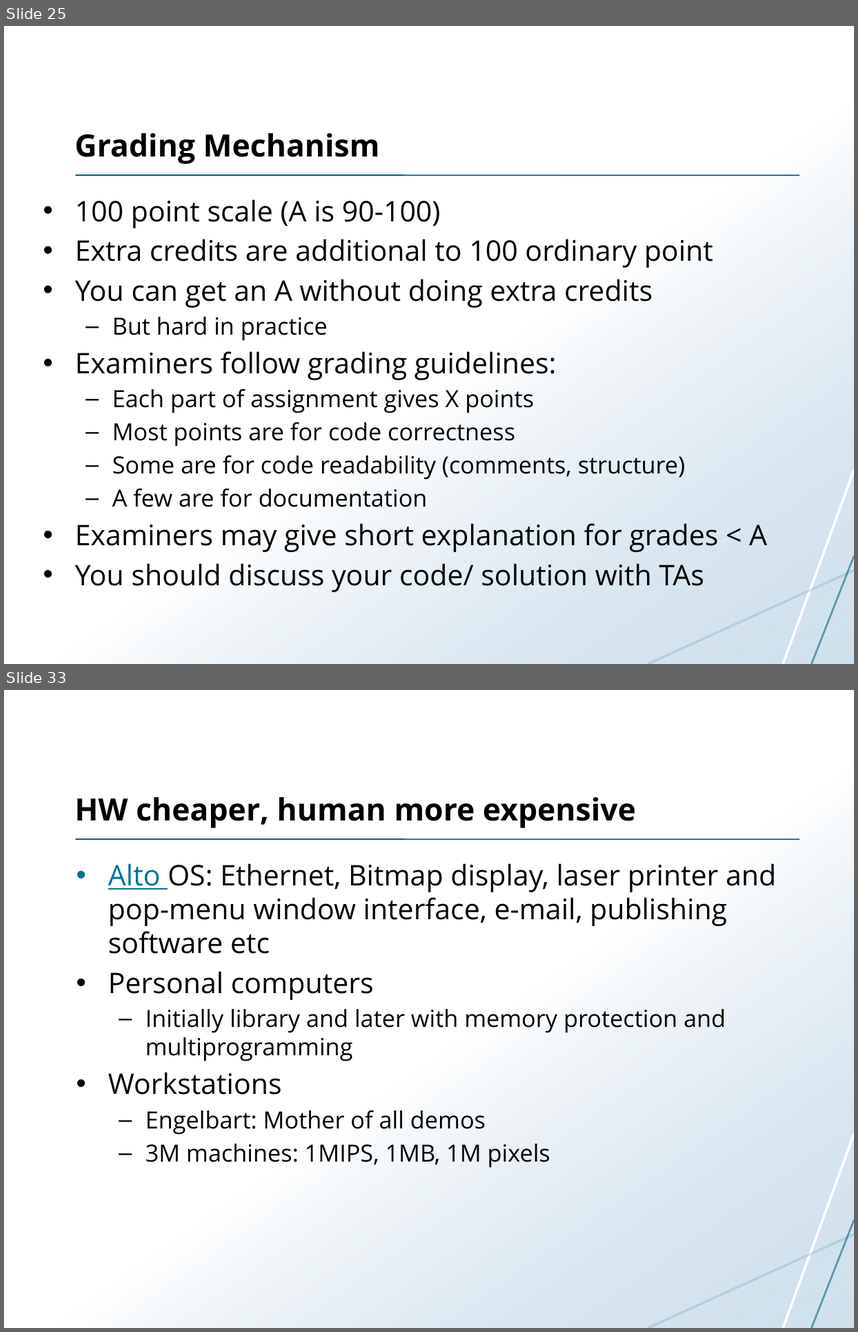
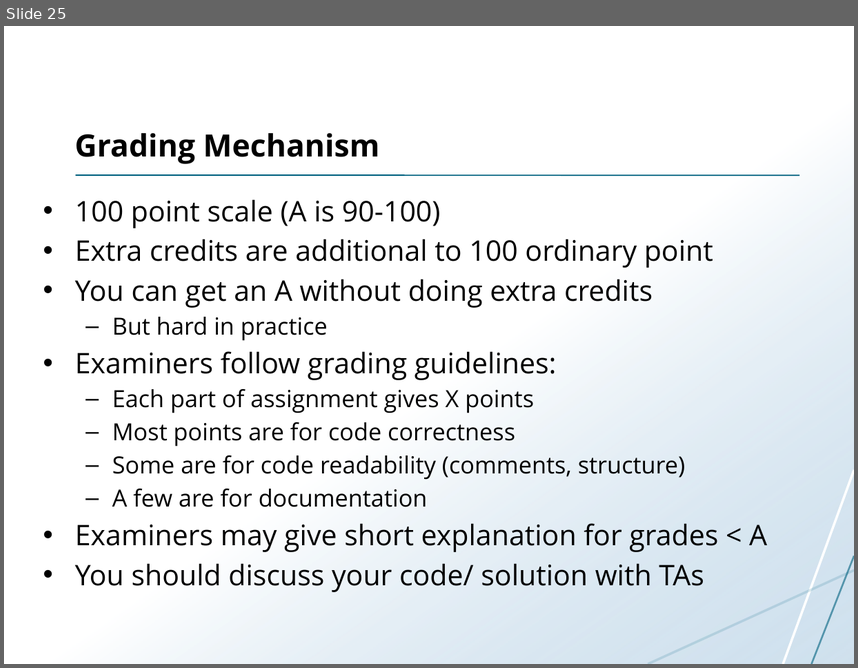
Before and after one commit to uit-inf-2201-s17/uit-inf-2201-s17.github.io, a slide deck: lectures/01-introduction.pptx. Shown one above the other, each under a label of ours: slides 25 and 33 before the commit, slide 25 after it; the slides between them are not shown. The pictures are 858x1332 and 858x668 pixels, drawn with LibreOffice and Linux fonts; fonts in the diff are those of the drawing. Boxes give left, top, right and bottom in pixels: in the first picture for what was removed or moved away, otherwise in the second. Text is boxed around its words. In the diff, an @@ line names an element or a change of style, - is before the commit and + after.

```diff
--- a/lectures/01-introduction.pptx
+++ b/lectures/01-introduction.pptx
@@ slide 33 removed at (4,690,854,1328), background #FFFFFF; not listed: 5 template elements that a slide beside it also shows @@
@@ title removed at (75,797,636,828) @@
-HW cheaper, human more expensive
@@ text removed at (108,863,776,1167) @@
-• Alto OS: Ethernet, Bitmap display, laser printer and pop-menu window interface, e-mail, publishing software etc
-• Personal computers
-  – Initially library and later with memory protection and multiprogramming
-• Workstations
-  – Engelbart: Mother of all demos
-  – 3M machines: 1MIPS, 1MB, 1M pixels
```
Also in this commit, not shown: 3 slides changed, 1 slide added, 7 other slides removed.
